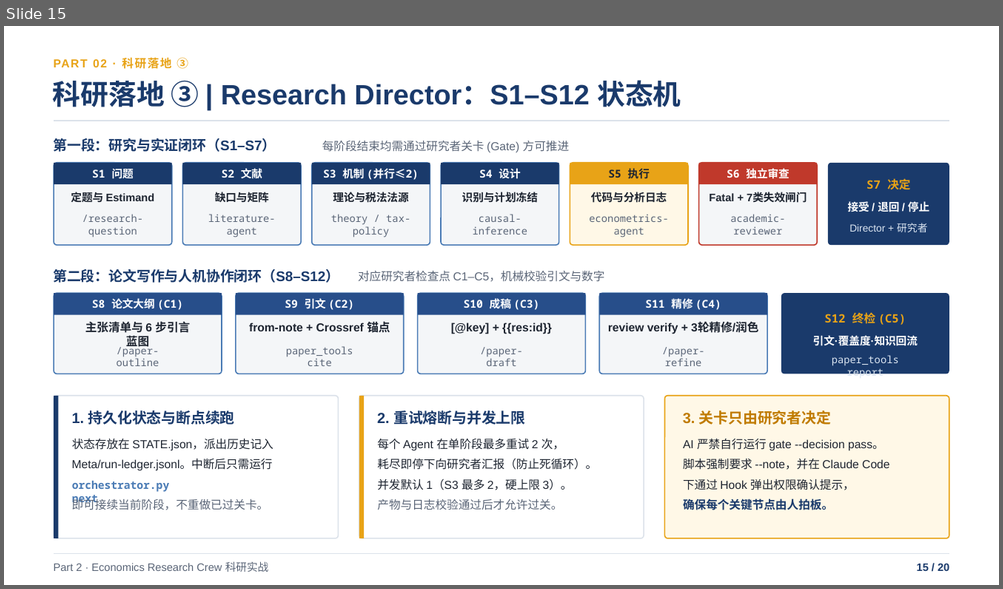
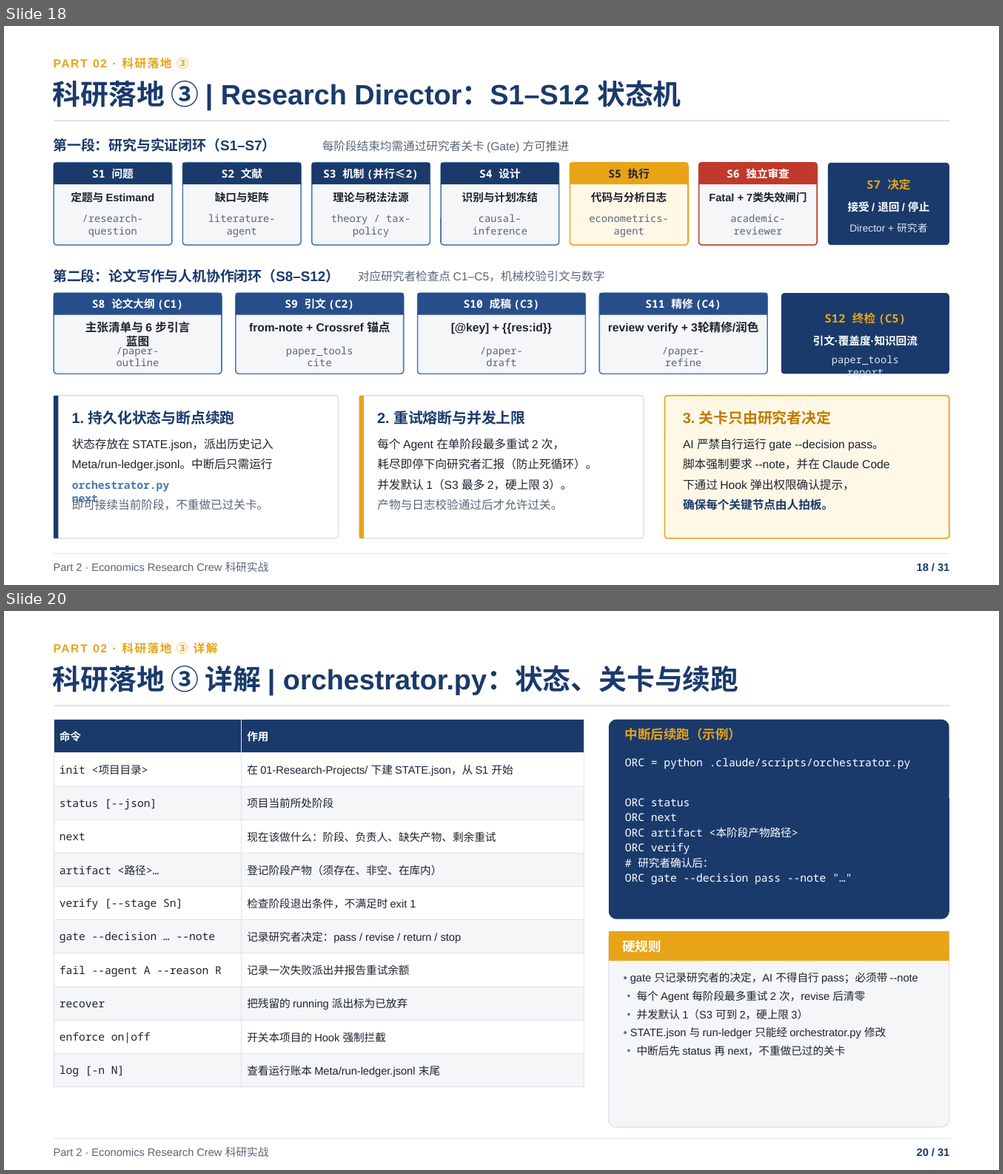
Before and after one commit to shjzzzz/Economics-Research-Crew, a slide deck: Claude_Code_基础与_Economics_Research_Crew_实战.pptx. Shown one above the other, each under a label of ours: slide 15 before the commit, slides 18 and 20 after it; the slides between them are not shown. The pictures are 1003x589 and 1003x1174 pixels, drawn with LibreOffice and Linux fonts; fonts in the diff are those of the drawing. Boxes give left, top, right and bottom in pixels: in the first picture for what was removed or moved away, otherwise in the second. Text is boxed around its words. In the diff, an @@ line names an element or a change of style, - is before the commit and + after.

```diff
--- a/Claude_Code_基础与_Economics_Research_Crew_实战.pptx
+++ b/Claude_Code_基础与_Economics_Research_Crew_实战.pptx
@@ slide 20 added at (4,611,999,1170), background #FFFFFF @@
@@ text added at (54,642,218,654), 11.2 pt, text #E8A317, bold @@
+PART 02 · 科研落地 ③ 详解
@@ text added at (53,666,738,695), 27 pt, text #1A3A6B, bold @@
+科研落地 ③ 详解 | orchestrator.py：状态、关卡与续跑
@@ line added from (54, 706) to (949, 706), #DCE2EA 1.13 pt @@
@@ table added at (54,719,584,1087), 11 rows, 2 columns @@
+命令 | 作用
+init <项目目录> | 在 01-Research-Projects/ 下建 STATE.json，从 S1 开始
+status [--json] | 项目当前所处阶段
+next | 现在该做什么：阶段、负责人、缺失产物、剩余重试
+artifact <路径>… | 登记阶段产物（须存在、非空、在库内）
+verify [--stage Sn] | 检查阶段退出条件，不满足时 exit 1
+gate --decision … --note | 记录研究者决定：pass / revise / return / stop
+fail --agent A --reason R | 记录一次失败派出并报告重试余额
+recover | 把残留的 running 派出标为已放弃
+enforce on|off | 开关本项目的 Hook 强制拦截
+log [-n N] | 查看运行账本 Meta/run-ledger.jsonl 末尾
@@ rounded rectangle added at (609,719,948,919), fill #1A3A6B @@
@@ text added at (625,728,741,741), 12.5 pt, text #E8A317, bold @@
+中断后续跑（示例）
@@ text added at (625,758,910,885), 10.5 pt, text #FFFFFF @@
+ORC = python .claude/scripts/orchestrator.py
+ORC status
+ORC next
+ORC artifact <本阶段产物路径>
+ORC verify
+# 研究者确认后：
+ORC gate --decision pass --note "…"
@@ rounded rectangle added at (609,932,948,1128), fill #F4F6F8, outline #DCE2EA 1 pt @@
@@ rectangle added at (609,932,948,961), fill #E8A317 @@
@@ text added at (623,940,661,953), 12.5 pt, text #FFFFFF, bold @@
+硬规则
@@ text added at (630,972,918,1056), 10.5 pt, text #1D2430 @@
+• gate 只记录研究者的决定，AI 不得自行 pass；必须带 --note
+• 每个 Agent 每阶段最多重试 2 次，revise 后清零
+• 并发默认 1（S3 可到 2，硬上限 3）
+• STATE.json 与 run-ledger 只能经 orchestrator.py 修改
+• 中断后先 status 再 next，不重做已过的关卡
@@ line added from (54, 1139) to (949, 1139), #DCE2EA 0.75 pt @@
@@ text added at (54,1147,268,1157), 10.5 pt, text #5A6577 @@
+Part 2 · Economics Research Crew 科研实战
@@ text added at (916,1148,949,1156), 10.5 pt, text #1A3A6B, bold @@
+20 / 31
@@ what was slide 15 is now slide 18 @@
@@ slide 18 changed as well @@
@@ text at (916,563,949,571): text changed @@
-15 / 20
+18 / 31
```
Also in this commit, not shown: 19 other slides changed, 10 other slides added.
